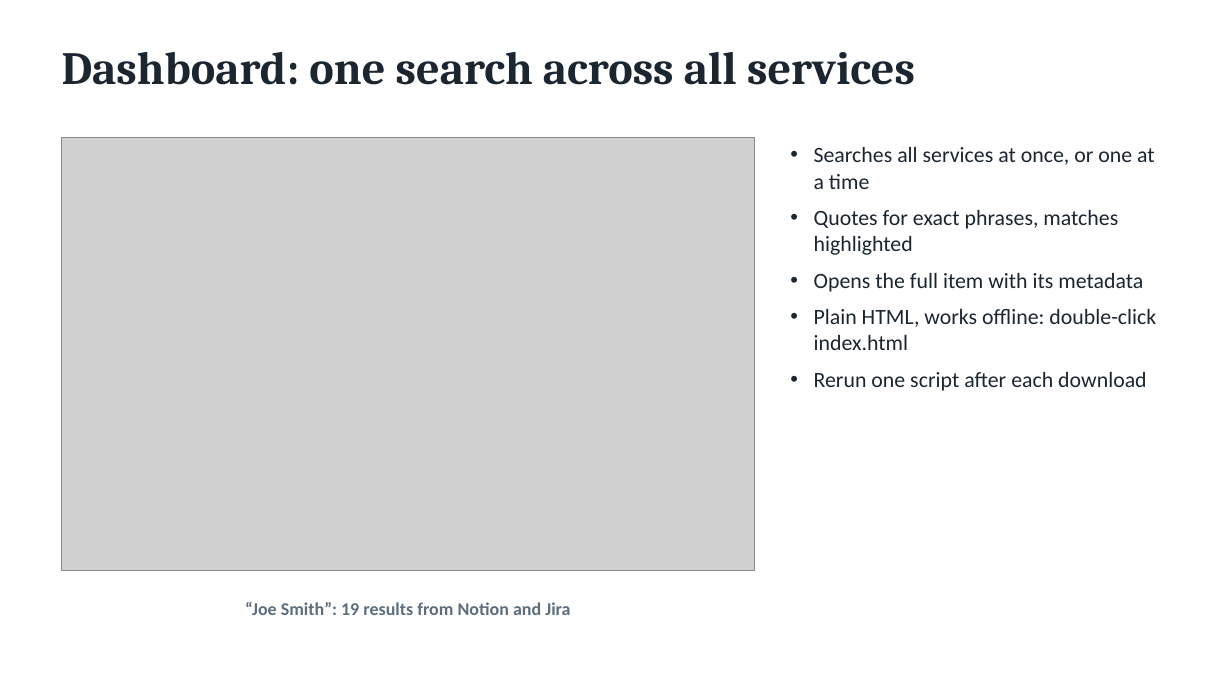
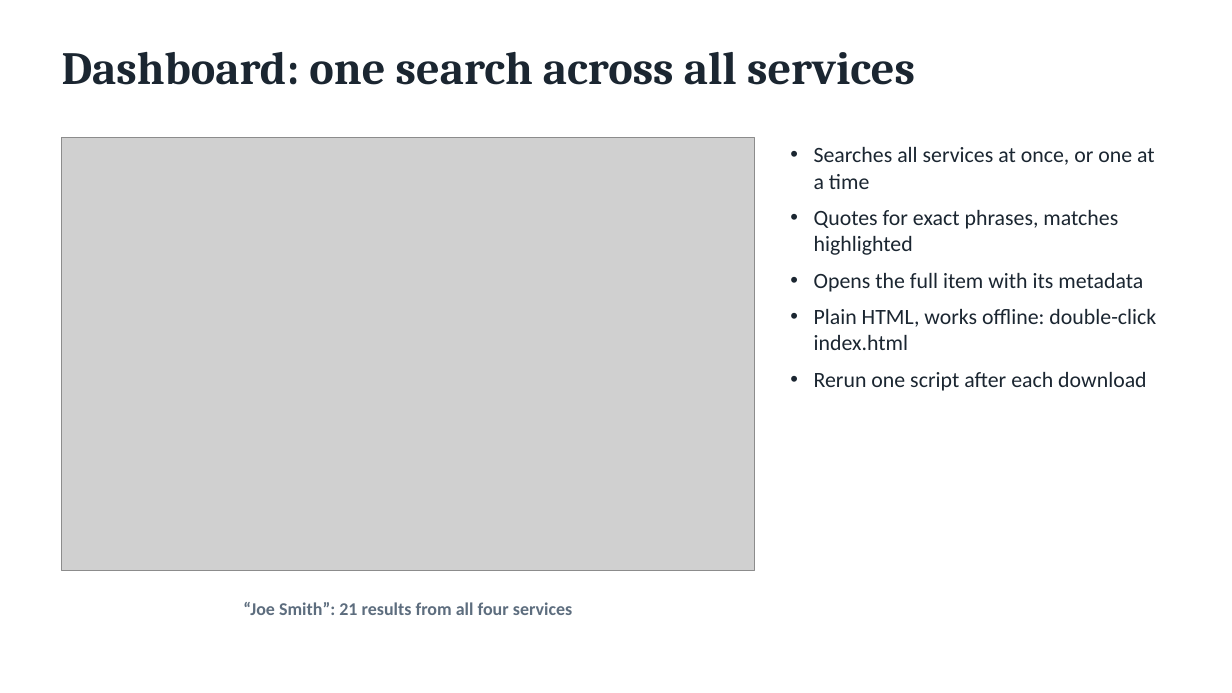
Before and after one commit to aiassistedyu-pixel/mcp-services-dashboard, a slide deck: slide 8 of presentation/project.pptx. Drawn at 1232x693 pixels with LibreOffice and Linux fonts; fonts in the diff are those of the drawing; grey boxes stand for pictures. Boxes give left, top, right and bottom in pixels: in the first picture for what was removed or moved away, otherwise in the second. Text is boxed around its words. In the diff, an @@ line names an element or a change of style, - is before the commit and + after.

```diff
--- a/presentation/project.pptx
+++ b/presentation/project.pptx
@@ text at [243, 602, 572, 615]: text changed @@
-“Joe Smith”: 19 results from Notion and Jira
+“Joe Smith”: 21 results from all four services
```
Also in this commit, not shown: 4 other files.
